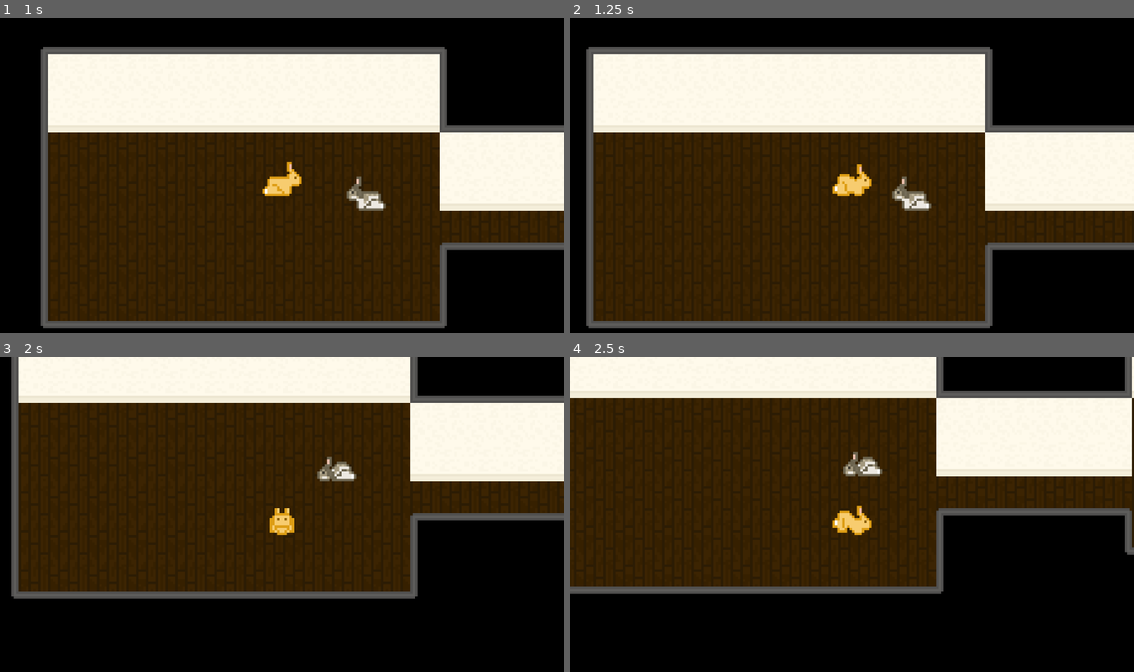
Above: before the commit, frames 1-4 (two rows, left to right).
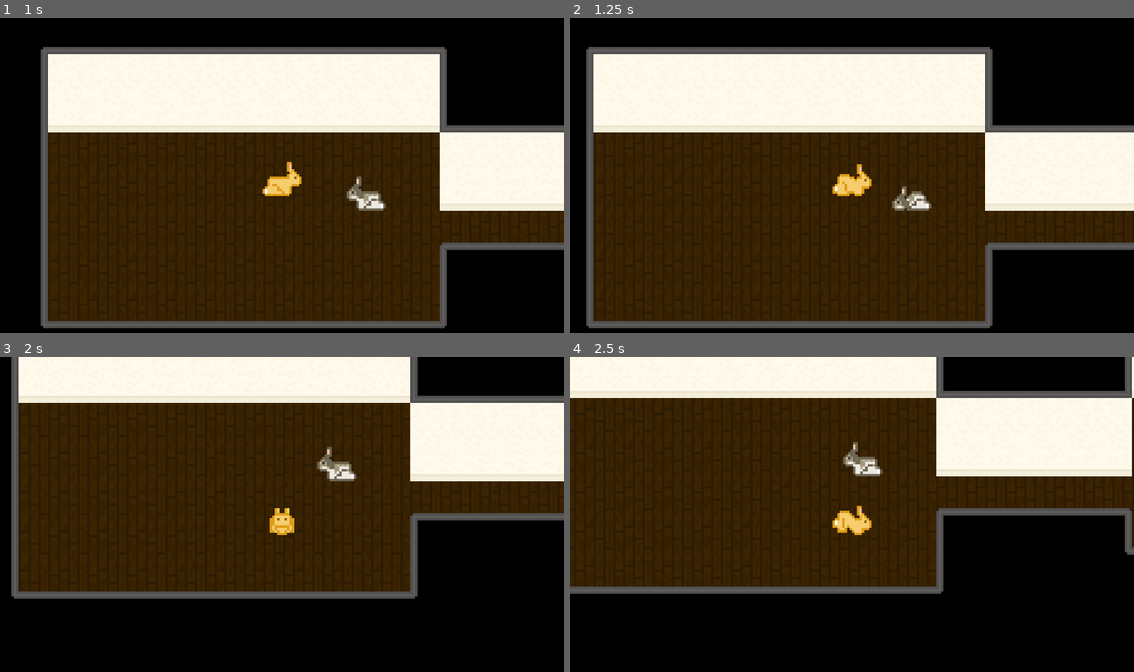
Above: after the commit, the same moments.

Repository: sarahlynnbradburn/BunnySimulator
Game: Godot game, scene res://world/world.tscn
The game is run twice, just before and just after one commit, with the same random seed, the same clock (stepped at 60 frames per second) and the same inputs.
Inputs:
- Up to frame 1 (1 s): tap Enter at 0.5 s; hold D (walk_right) from 0.53 s (still down)
- Up to frame 2 (1.25 s): keep holding D (walk_right)
- Up to frame 3 (2 s): release D (walk_right) at 1.28 s; hold S (walk_down) from 1.28 s (still down)
- Up to frame 4 (2.5 s): release S (walk_down) at 2.03 s; hold D (walk_right) from 2.03 s (still down)

Frame 1 is identical in both runs. In frame 2, 0.2% of the frame differs, in the area x 57-64%, y 50-62%; in frame 3, 0.2%; in frame 4, 0.2%, in the area x 48-55%, y 26-38%.

Commit message:
area exited signal

Diff:
--- a/bunny-simulator/buttercup/Buttercup.tscn
+++ b/bunny-simulator/buttercup/Buttercup.tscn
@@ -118,7 +118,7 @@
 node_connections = [&"output", 0, &"StateMachine"]
 
 [sub_resource type="RectangleShape2D" id="RectangleShape2D_gx15f"]
-size = Vector2(126, 49)
+size = Vector2(145, 96)
 
 [node name="Buttercup" type="CharacterBody2D" unique_id=1859081179]
 collision_layer = 4
@@ -146,7 +146,8 @@
 script = ExtResource("3_hkcea")
 
 [node name="CollisionShape2D" type="CollisionShape2D" parent="Area2D" unique_id=1641739535]
-position = Vector2(-22, 14.5)
+position = Vector2(-31.5, 22)
 shape = SubResource("RectangleShape2D_gx15f")
 
 [connection signal="player_entered" from="Area2D" to="." method="_on_area_2d_player_entered"]
+[connection signal="player_exited" from="Area2D" to="." method="_on_area_2d_player_exited"]
--- a/bunny-simulator/buttercup/area_2d.gd
+++ b/bunny-simulator/buttercup/area_2d.gd
@@ -1,9 +1,11 @@
 extends Area2D
 signal player_entered;
+signal player_exited;
 
 func _ready() -> void:
 	# 1. Bypasses the UI to connect the signal directly in code
 	self.body_entered.connect(_on_collision_object_entered)
+	self.body_exited.connect(_on_collision_object_exited)
 
 # 2. This function automatically runs the instant a physics body enters
 func _on_collision_object_entered(body: Node2D) -> void:
@@ -11,3 +13,8 @@
 	if(body.name == "Player"):
 		print("An object has entered! Node name: ", body.name)
 		player_entered.emit()
+
+func _on_collision_object_exited(body: Node2D) -> void:
+	if(body.name == "Player"):
+		print("An object has exited! Node name: ", body.name)
+		player_exited.emit()
--- a/bunny-simulator/buttercup/buttercup.gd
+++ b/bunny-simulator/buttercup/buttercup.gd
@@ -7,3 +7,7 @@
 func _on_area_2d_player_entered() -> void:
 	print("player entered signal recieved by buttercup")
 	playback.travel("request_grooming")
+
+func _on_area_2d_player_exited() -> void:
+	print("player exited signal recieved by buttercup")
+	playback.travel("stand")
